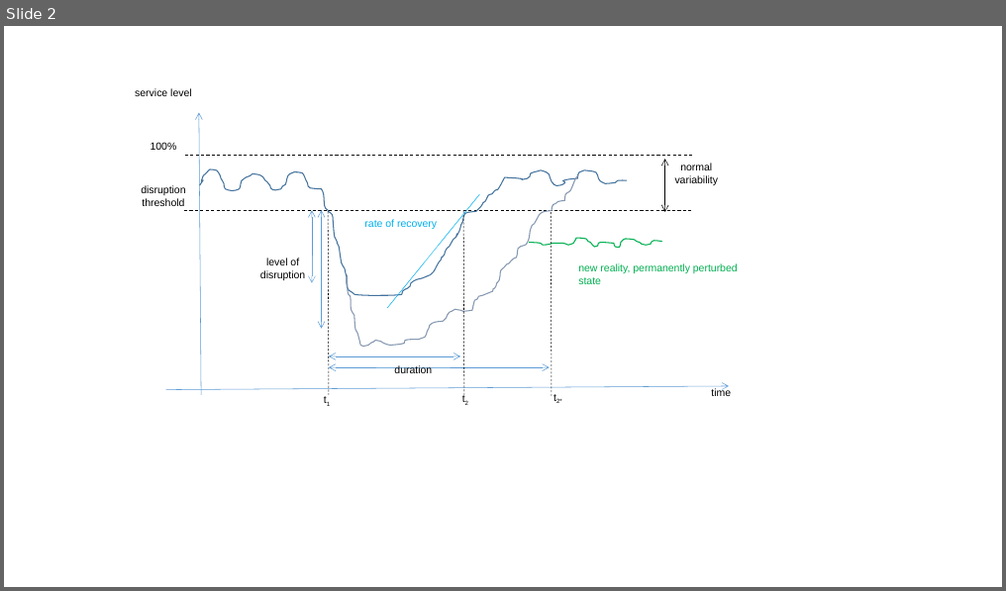
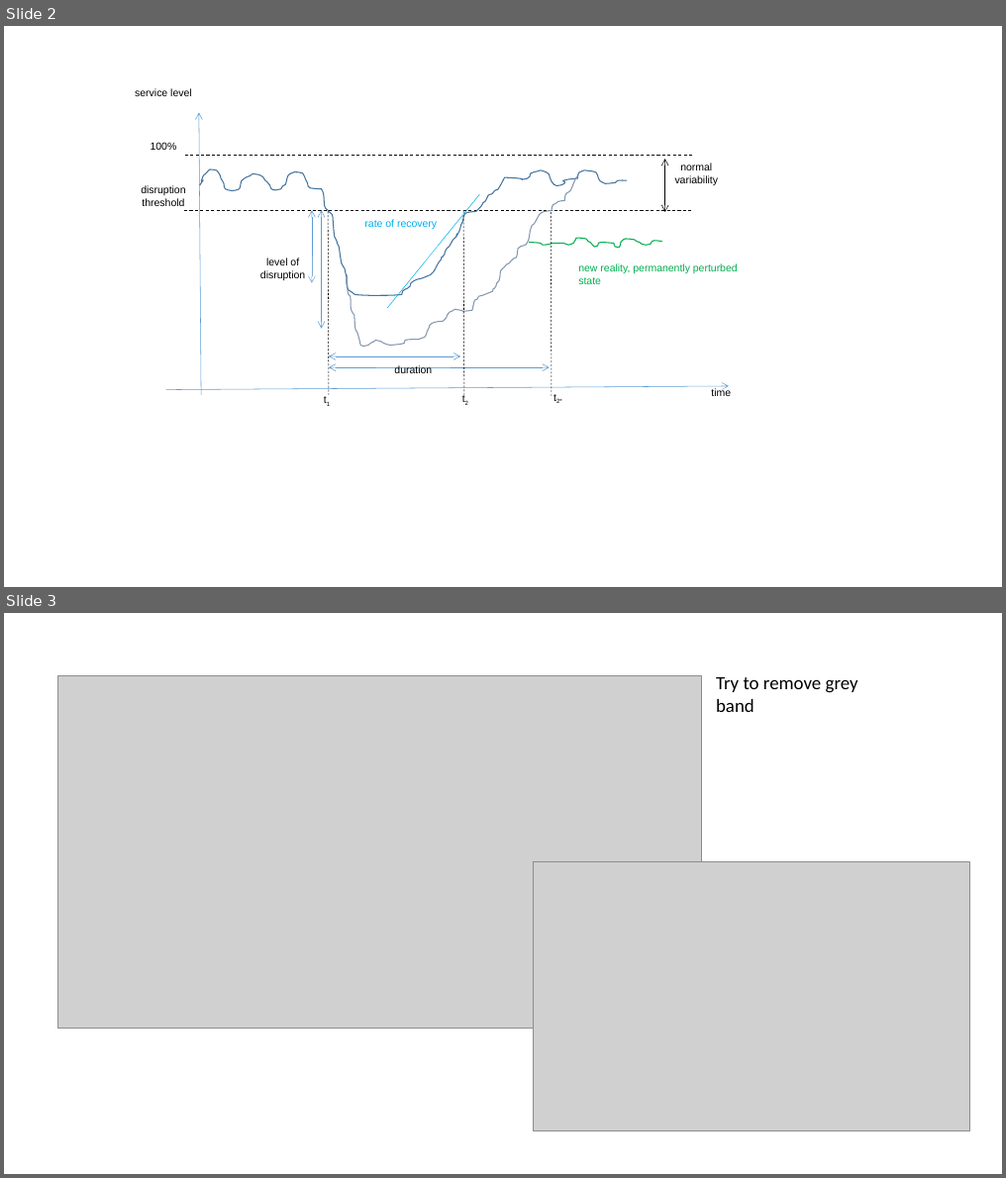
Before and after one commit to rainer-rq-koelle/paper-2021-DASC-COVID19, a slide deck: figures/figures-self-drawn.pptx. Shown one above the other, each under a label of ours: slide 2 before the commit, slides 2 and 3 after it. The pictures are 1006x591 and 1006x1178 pixels, drawn with LibreOffice and Linux fonts; fonts in the diff are those of the drawing; grey boxes stand for pictures. Boxes give left, top, right and bottom in pixels: in the first picture for what was removed or moved away, otherwise in the second. Text is boxed around its words. In the diff, an @@ line names an element or a change of style, - is before the commit and + after.

```diff
--- a/figures/figures-self-drawn.pptx
+++ b/figures/figures-self-drawn.pptx
@@ slide 3 added at [4,613,1002,1174], background #FFFFFF @@
@@ picture added at [57,676,702,1029] @@
@@ text added at [716,677,858,712], 18 pt, text #000000 @@
+Try to remove grey band
@@ picture added at [534,861,969,1131] @@
```
Also in this commit, not shown: 4 other files.
